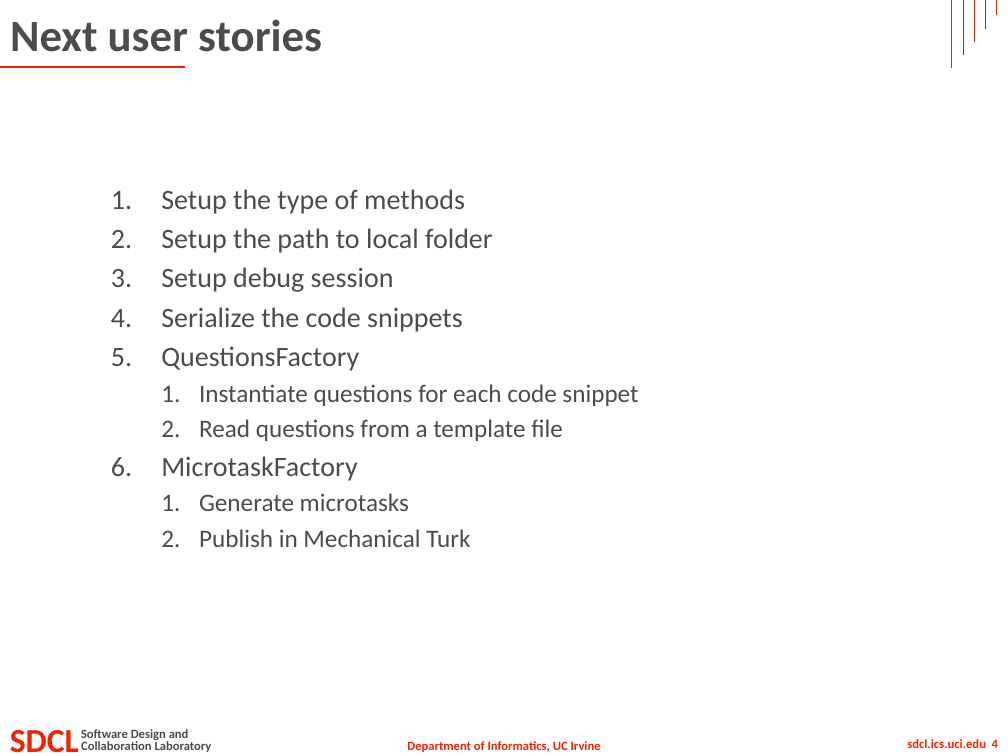
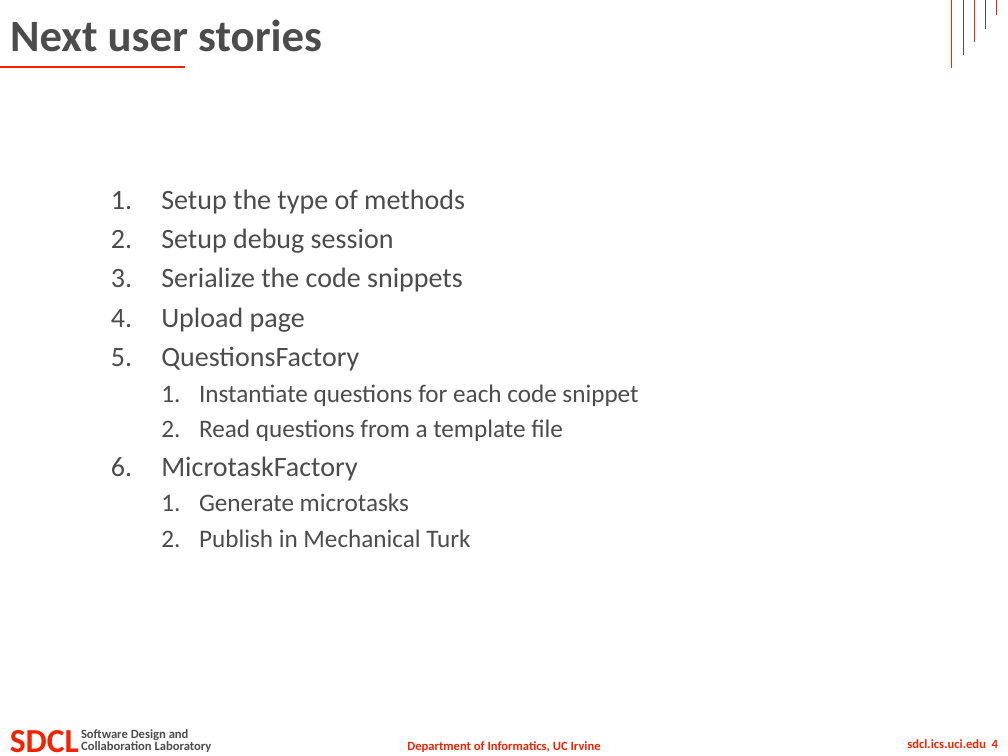
Before and after one commit to ferspanghero/photinus, a slide deck: slide 4 of documentation/UserStories-CrowdDebugInfra.pptx. Drawn at 1008x756 pixels with LibreOffice and Linux fonts; fonts in the diff are those of the drawing. Boxes give left, top, right and bottom in pixels: in the first picture for what was removed or moved away, otherwise in the second. Text is boxed around its words. In the diff, an @@ line names an element or a change of style, - is before the commit and + after.

```diff
--- a/documentation/UserStories-CrowdDebugInfra.pptx
+++ b/documentation/UserStories-CrowdDebugInfra.pptx
@@ text at (x1=161, y1=228, x2=493, y2=253): paragraph removed @@
-  2. Setup the path to local folder
@@ text at (x1=161, y1=307, x2=305, y2=332): paragraph added @@
+  4. Upload page
```
Also in this commit, not shown: 1 other slide changed, 3 other files.
